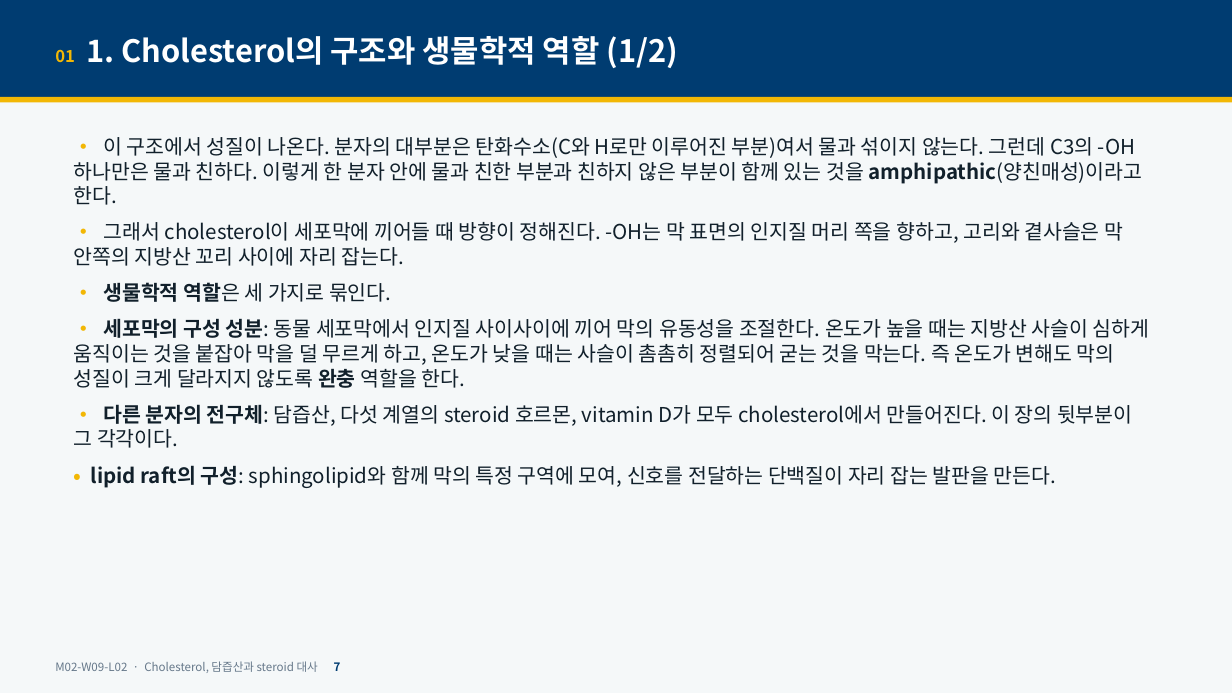
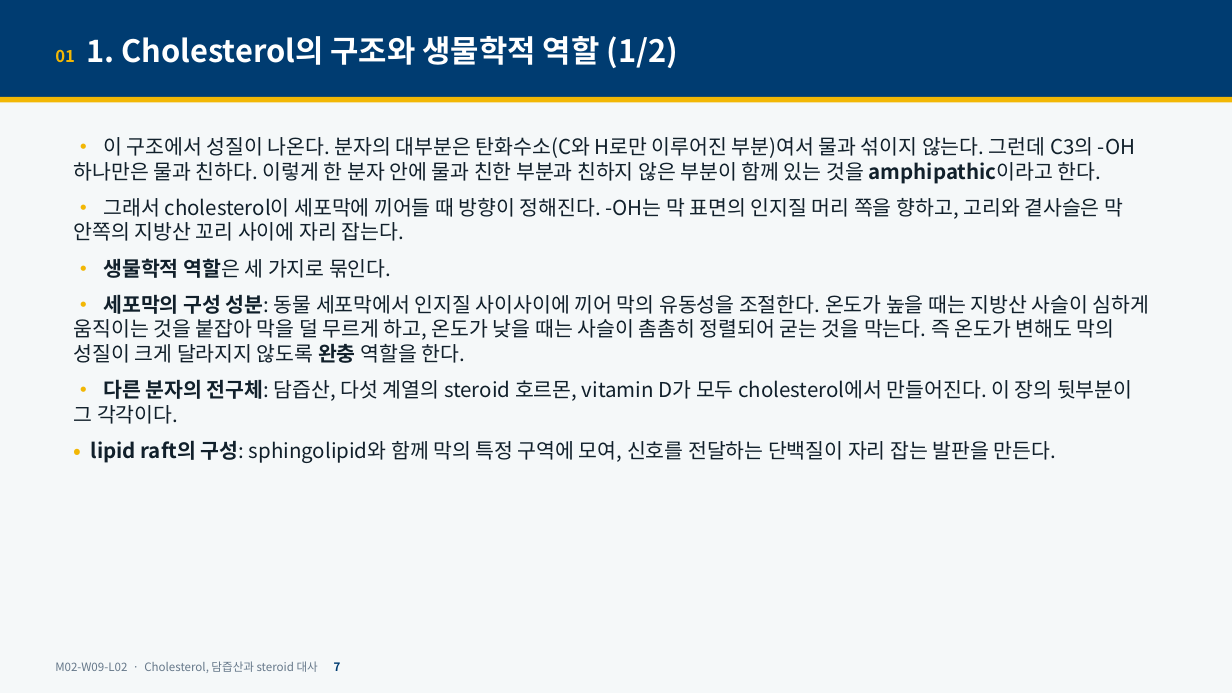
Before and after one commit to hoperiasd2/hoperiasd2.github.io, a slide deck: slide 7 of curriculum/M02/W09/L02/slides.pptx. Drawn at 1232x693 pixels with LibreOffice and Linux fonts; fonts in the diff are those of the drawing. Boxes give left, top, right and bottom in pixels: in the first picture for what was removed or moved away, otherwise in the second. Text is boxed around its words. In the diff, an @@ line names an element or a change of style, - is before the commit and + after.

```diff
--- a/curriculum/M02/W09/L02/slides.pptx
+++ b/curriculum/M02/W09/L02/slides.pptx
@@ text at bbox=[74, 137, 1135, 184]: text changed @@
-• 이 구조에서 성질이 나온다. 분자의 대부분은 탄화수소(C와 H로만 이루어진 부분)여서 물과 섞이지 않는다. 그런데 C3의 -OH 하나만은 물과 친하다. 이렇게 한 분자 안에 물과 친한 부분과 친하지 않은 부분이 함께 있는 것을 amphipathic(양친매성)이라고 한다.
+• 이 구조에서 성질이 나온다. 분자의 대부분은 탄화수소(C와 H로만 이루어진 부분)여서 물과 섞이지 않는다. 그런데 C3의 -OH 하나만은 물과 친하다. 이렇게 한 분자 안에 물과 친한 부분과 친하지 않은 부분이 함께 있는 것을 amphipathic이라고 한다.
```
Also in this commit, not shown: 13 other slides changed, 3 other files.
